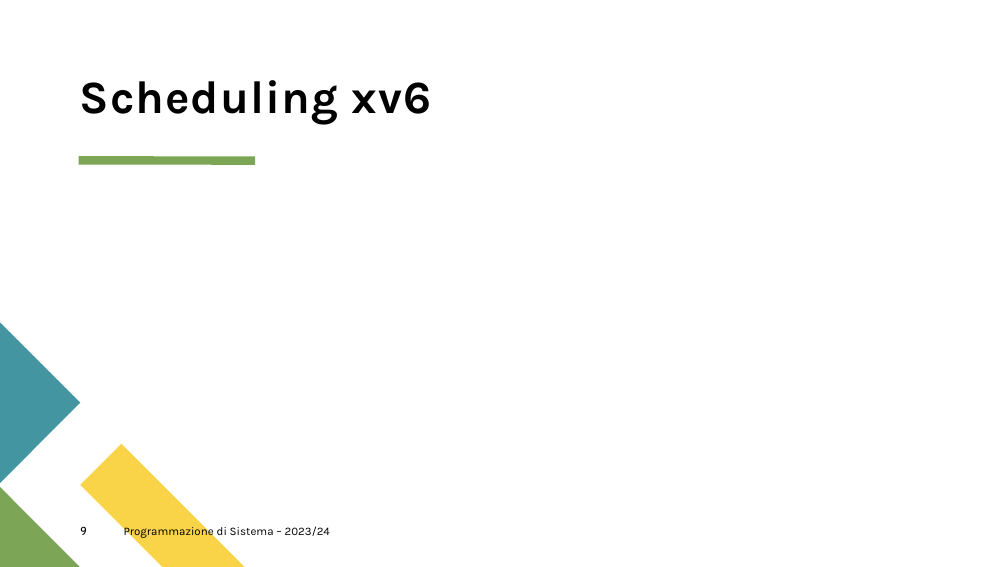
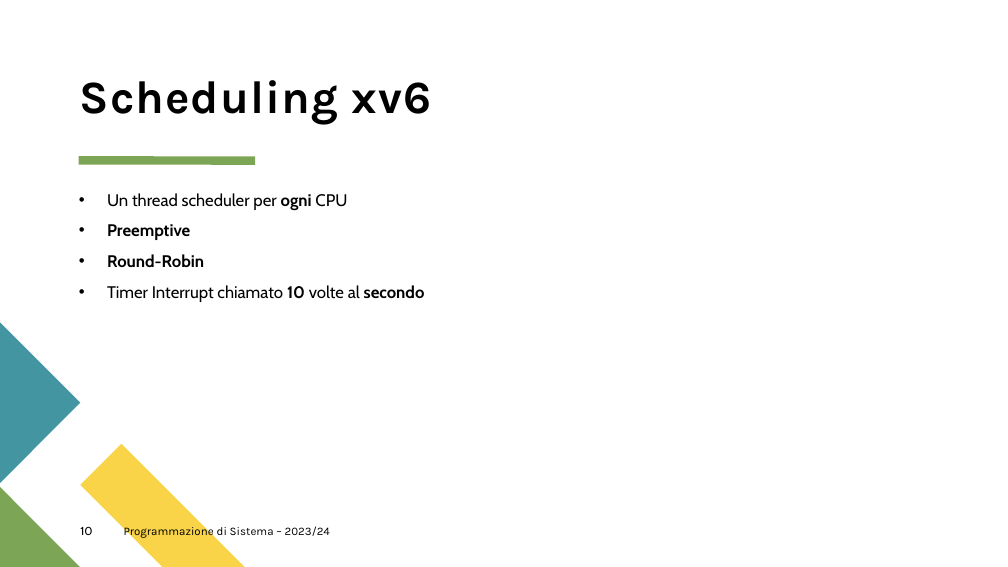
Before and after one commit to Zafonte/OS-project, a slide deck: slide 10 of OS161 Project/PDS.pptx (slide 9 before the commit). Drawn at 1008x567 pixels with LibreOffice and Linux fonts; fonts in the diff are those of the drawing. Boxes give left, top, right and bottom in pixels: in the first picture for what was removed or moved away, otherwise in the second. Text is boxed around its words. In the diff, an @@ line names an element or a change of style, - is before the commit and + after.

```diff
--- a/OS161 Project/PDS.pptx
+++ b/OS161 Project/PDS.pptx
@@ text added at (x1=107, y1=193, x2=425, y2=302), 16 pt, text #000000 @@
+• Un thread scheduler per ogni CPU
+• Preemptive
+• Round-Robin
+• Timer Interrupt chiamato 10 volte al secondo
@@ page number at (x1=80, y1=526, x2=92, y2=535): text changed @@
-9
+10
```
Also in this commit, not shown: 6 other slides changed.
